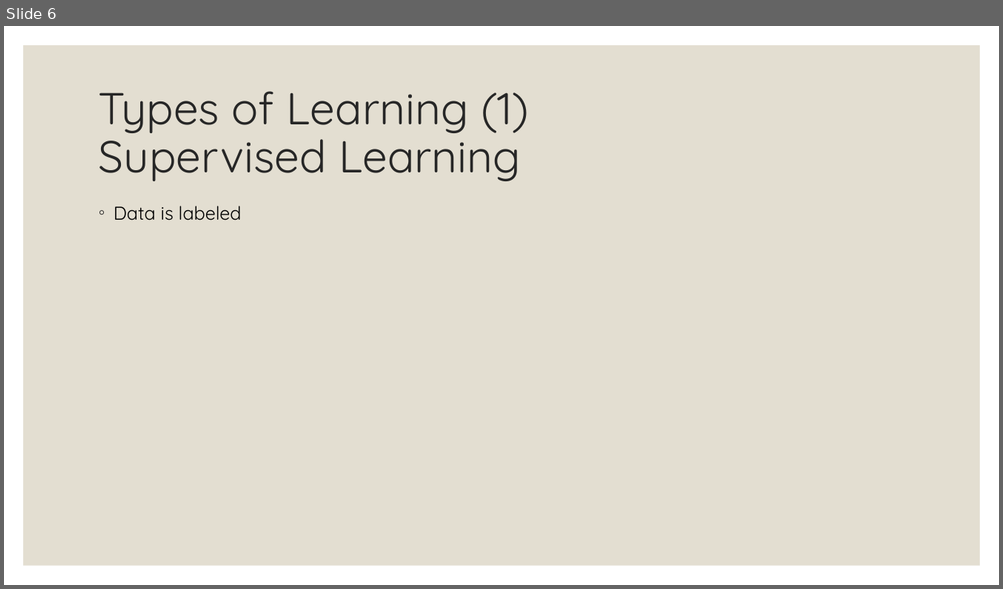
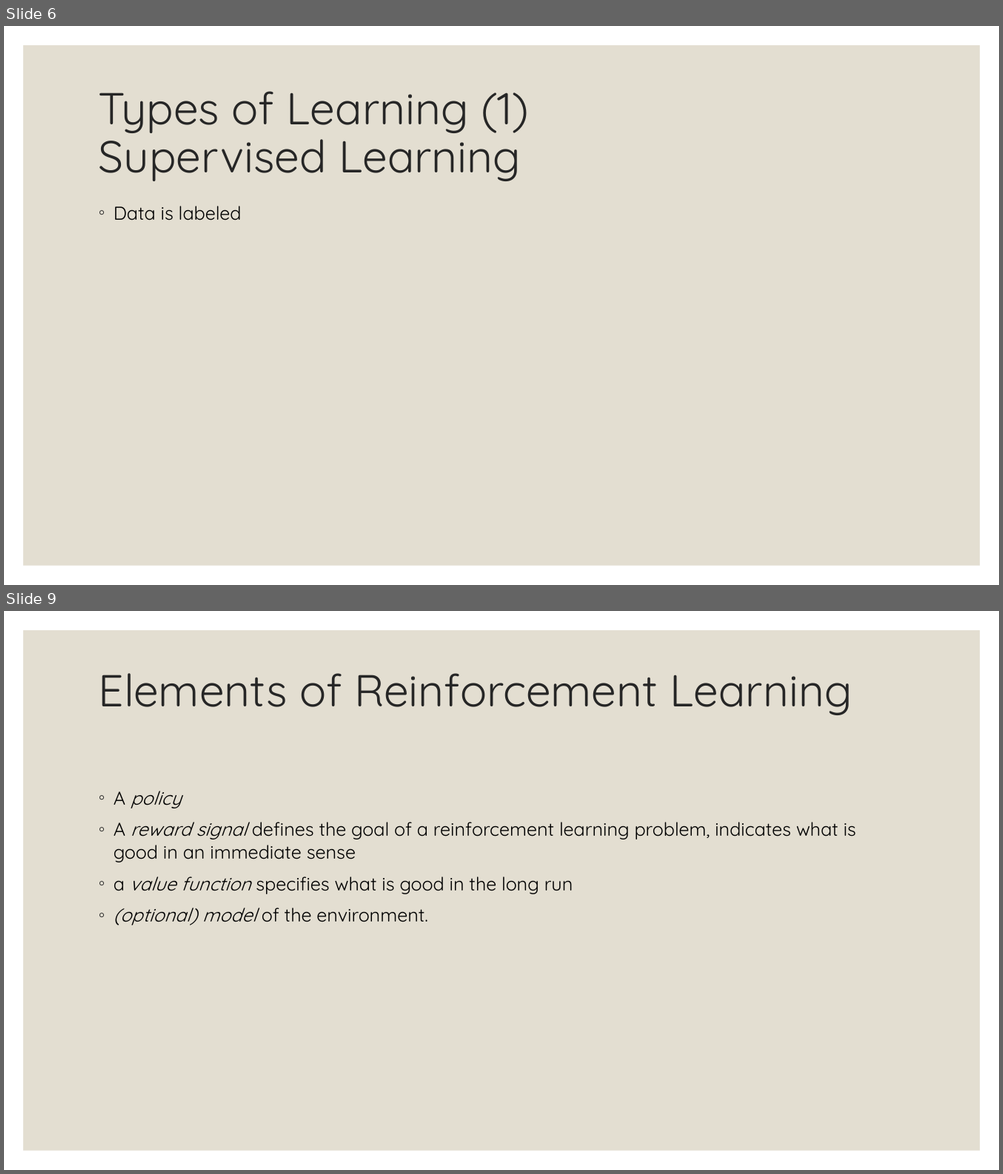
Before and after one commit to Boty22/Global-AI-Bootcamp-DRL, a slide deck: From RL to DRL.pptx. Shown one above the other, each under a label of ours: slide 6 before the commit, slides 6 and 9 after it; the slides between them are not shown. The pictures are 1003x589 and 1003x1174 pixels, drawn with LibreOffice and Linux fonts; fonts in the diff are those of the drawing. Boxes give left, top, right and bottom in pixels: in the first picture for what was removed or moved away, otherwise in the second. Text is boxed around its words. In the diff, an @@ line names an element or a change of style, - is before the commit and + after.

```diff
--- a/From RL to DRL.pptx
+++ b/From RL to DRL.pptx
@@ slide 9 added at <box>4,611,999,1170</box>, background #FFFFFF; not listed: 1 template element that a slide beside it also shows @@
@@ title added at <box>99,673,852,715</box>, 43.2 pt, text #262626 @@
+Elements of Reinforcement Learning
@@ text added at <box>114,791,856,925</box>, 18 pt, text #000000 @@
+◦ A policy
+◦ A reward signal defines the goal of a reinforcement learning problem, indicates what is good in an immediate sense
+◦ a value function specifies what is good in the long run
+◦ (optional) model of the environment.
```
Also in this commit, not shown: 2 slides changed, 4 other files.
